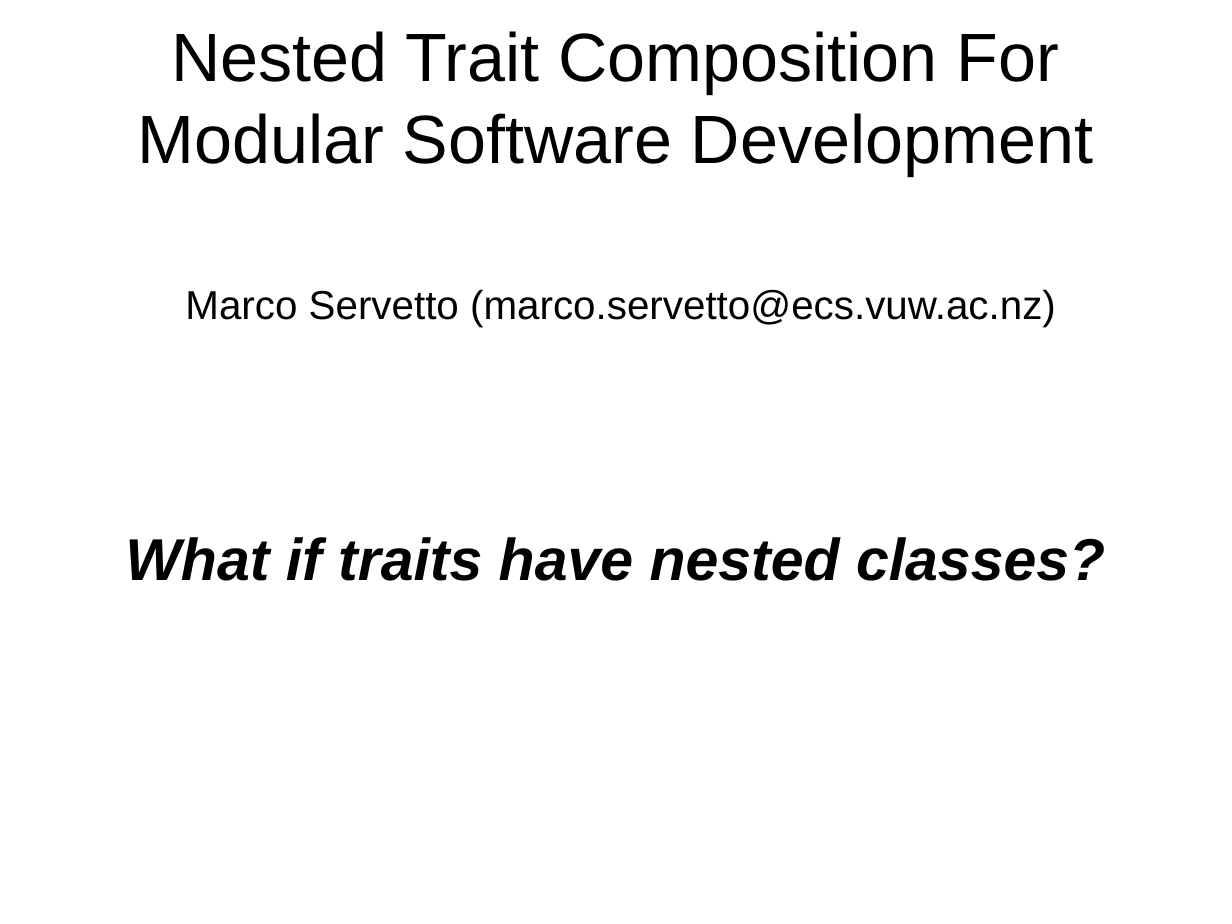
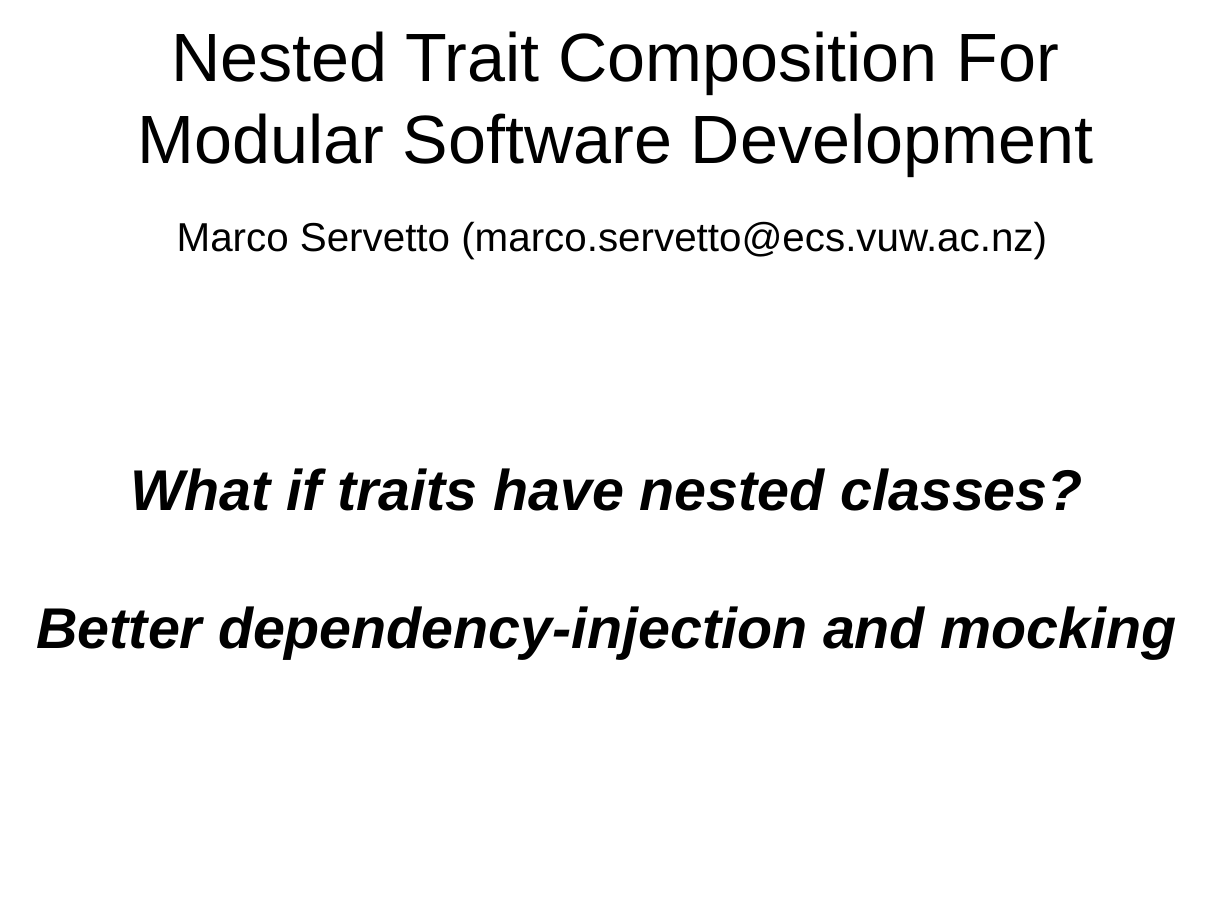
Before and after one commit to ElvisResearchGroup/L42, a slide deck: slide 1 of Main/papers/Sapling1/SaplingTalk.odp. Drawn at 1232x924 pixels with LibreOffice and Linux fonts; fonts in the diff are those of the drawing. Boxes give left, top, right and bottom in pixels: in the first picture for what was removed or moved away, otherwise in the second. Text is boxed around its words. In the diff, an @@ line names an element or a change of style, - is before the commit and + after.

```diff
--- a/Main/papers/Sapling1/SaplingTalk.odp
+++ b/Main/papers/Sapling1/SaplingTalk.odp
@@ subtitle "Marco Servetto (marco.servetto@ecs.vuw.ac.nz)": place and size @@
-subtitle "Marco Servetto (marco.servetto@ecs.vuw.ac.nz)" at bbox=[125, 289, 1105, 581]
+subtitle "Marco Servetto (marco.servetto@ecs.vuw.ac.nz)" at bbox=[37, 221, 1177, 659]
@@ subtitle at bbox=[130, 468, 1083, 511]: size 38 to 37 pt in "What if traits have nested classes?" @@
@@ subtitle at bbox=[37, 606, 1177, 659]: paragraph added @@
+Better dependency-injection and mocking
```
Also in this commit, not shown: 2 other slides changed, 3 other files.
